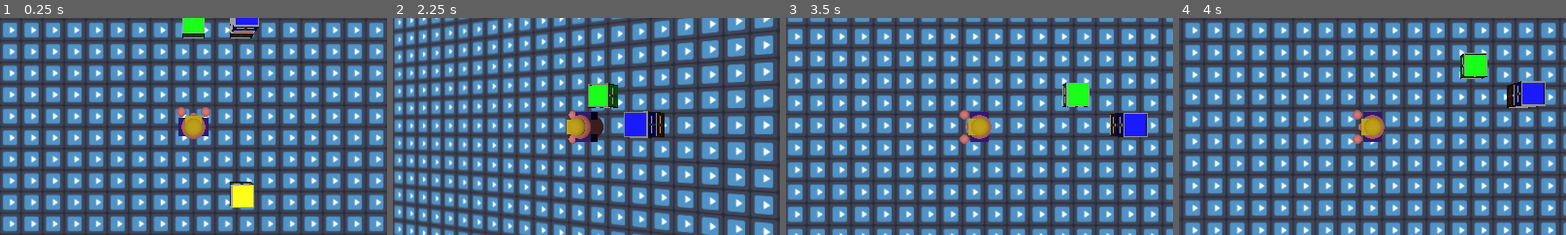
Above: before the commit, frames 1-4 (left to right).
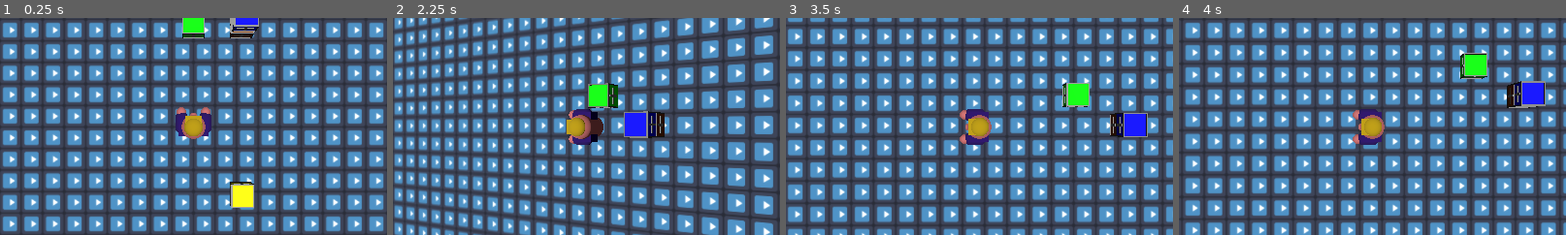
Above: after the commit, the same moments.

Repository: Griiimon/Store-Store-Store
Game: Godot game, scene res://level.tscn
Same seed, same stepped clock (60 frames per second), same inputs: the game is played once before the commit and once after it. The engine's default icon, where the game draws it, is replaced by a stand-in: a white triangle on a blue panel in a dark square.
Inputs:
- Up to frame 1 (0.25 s): no input
- Up to frame 2 (2.25 s): hold Up (ui_up) 0.53-2.03 s; tap Space (drop) at 0.6 s; tap Ctrl (strafe) at 1.35 s; hold Left (ui_left) from 2.03 s (still down); hold C (tilt_camera) from 2.03 s (still down)
- Up to frame 3 (3.5 s): keep holding Left (ui_left); release C (tilt_camera) at 2.78 s; tap Space (drop) at 2.85 s
- Up to frame 4 (4 s): release Left (ui_left) at 3.53 s; hold Down (ui_down) from 3.53 s (still down); hold Ctrl (strafe) from 3.53 s (still down)
The pictures show only the part of the screen within x 25-75%, y 25-75%; the shares and areas given below are measured in that part.

The runs differ from the first frame. In frame 1, 0.2% of the frame differs, in the area x 45-55%, y 43-53%; in frame 2, 0.1%; in frame 3, 0.2%; in frame 4, 0.2%.

Commit message:
implement hands up/down

Diff:
--- a/player/player.gd
+++ b/player/player.gd
@@ -2,6 +2,8 @@
 extends RigidBody3D
 
 @export var speed: float= 3.0
+
+@onready var state_machine: PlayerStateMachine = $"State Machine"
 
 @onready var model: Node3D = $Model
 @onready var nose: MeshInstance3D = %Nose
@@ -12,12 +14,15 @@
 @onready var right_hand: MeshInstance3D = %"Right Hand"
 @onready var left_hand: MeshInstance3D = %"Left Hand"
 
+@onready var orig_hands_offset: Node3D = %"Orig Hands Offset"
 @onready var orig_hand_offset_pos: Vector3= hands_offset.position
 @onready var orig_right_hand_pos: Vector3= right_hand.position
 @onready var orig_left_hand_pos: Vector3= left_hand.position
 
-@onready var carry_large_offset: Node3D = %"Carry Large Offset"
-@onready var carry_small_offset: Node3D = %"Carry Small Offset"
+@onready var hands_offset_high: Node3D = %"Hands Offset High"
+
+#@onready var carry_large_offset: Node3D = %"Carry Large Offset"
+#@onready var carry_small_offset: Node3D = %"Carry Small Offset"
 
 @onready var crate_shape_cast: ShapeCast3D = %"Crate ShapeCast"
 
@@ -26,6 +31,7 @@
 
 
 func _ready() -> void:
+	orig_hands_offset.reparent(model)
 	camera_parent.top_level= true
 
 
--- a/player/player.tscn
+++ b/player/player.tscn
@@ -6,6 +6,7 @@
 [ext_resource type="Script" uid="uid://oi5ai5ln84li" path="res://player/state machine/pick_up_player_state.gd" id="4_hqtel"]
 [ext_resource type="Script" uid="uid://hiqg3vdkkr31" path="res://player/state machine/carrying_player_state.gd" id="5_sweqy"]
 [ext_resource type="Script" uid="uid://baom11fyge40u" path="res://player/drop_player_state.gd" id="6_g6k8r"]
+[ext_resource type="Script" uid="uid://bpngndkliuy1a" path="res://player/state machine/change_hand_height_player_state.gd" id="7_boad6"]
 
 [sub_resource type="PhysicsMaterial" id="PhysicsMaterial_4flbx"]
 friction = 0.25
@@ -30,6 +31,11 @@
 [sub_resource type="BoxMesh" id="BoxMesh_sweqy"]
 material = SubResource("StandardMaterial3D_hqtel")
 size = Vector3(1.25, 0.665, 0.765)
+
+[sub_resource type="CapsuleMesh" id="CapsuleMesh_boad6"]
+material = SubResource("StandardMaterial3D_hqtel")
+radius = 0.28
+height = 0.94
 
 [sub_resource type="StandardMaterial3D" id="StandardMaterial3D_2hs0m"]
 albedo_color = Color(0.72549, 0.6, 0, 1)
@@ -74,9 +80,17 @@
 transform = Transform3D(1, 0, 0, 0, 1, 0, 0, 0, 1, 0, 0.419619, -0.455095)
 mesh = SubResource("SphereMesh_4flbx")
 
-[node name="MeshInstance3D2" type="MeshInstance3D" parent="Model"]
+[node name="Torso" type="MeshInstance3D" parent="Model"]
 mesh = SubResource("BoxMesh_sweqy")
 skeleton = NodePath("../..")
+
+[node name="MeshInstance3D" type="MeshInstance3D" parent="Model/Torso"]
+transform = Transform3D(1, 0, 0, 0, -4.37114e-08, 1, 0, -1, -4.37114e-08, 0.5, 0, -0.184)
+mesh = SubResource("CapsuleMesh_boad6")
+
+[node name="MeshInstance3D2" type="MeshInstance3D" parent="Model/Torso"]
+transform = Transform3D(1, 0, 0, 0, -4.37114e-08, 1, 0, -1, -4.37114e-08, -0.5, 0, -0.184)
+mesh = SubResource("CapsuleMesh_boad6")
 
 [node name="MeshInstance3D3" type="MeshInstance3D" parent="Model"]
 transform = Transform3D(1, 0, 0, 0, 1, 0, 0, 0, 1, 0, 0.819233, 0)
@@ -110,11 +124,18 @@
 unique_name_in_owner = true
 transform = Transform3D(1, 0, 0, 0, 1, 0, 0, 0, 1, 0, 0, -0.705387)
 
-[node name="Crate ShapeCast" type="ShapeCast3D" parent="Model"]
+[node name="Crate ShapeCast" type="ShapeCast3D" parent="Model/Hands Offset"]
 unique_name_in_owner = true
 shape = SubResource("SphereShape3D_4flbx")
 target_position = Vector3(0, 0, -1)
 collision_mask = 4
+
+[node name="Orig Hands Offset" type="Node3D" parent="Model/Hands Offset"]
+unique_name_in_owner = true
+
+[node name="Hands Offset High" type="Node3D" parent="Model"]
+unique_name_in_owner = true
+transform = Transform3D(1, 0, 0, 0, 1, 0, 0, 0, 1, 0, 0.7, 0)
 
 [node name="CollisionShape3D" type="CollisionShape3D" parent="."]
 shape = SubResource("CapsuleShape3D_onrkg")
@@ -146,3 +167,10 @@
 
 [node name="Drop" type="Node" parent="State Machine"]
 script = ExtResource("6_g6k8r")
+
+[node name="Hands Up" type="Node" parent="State Machine"]
+script = ExtResource("7_boad6")
+
+[node name="Hands Down" type="Node" parent="State Machine"]
+script = ExtResource("7_boad6")
+direction = -1
--- /dev/null
+++ b/player/state machine/change_hand_height_player_state.gd
@@ -0,0 +1,34 @@
+class_name ChangeHandHeightPlayerState
+extends PlayerStateMachineState
+
+@export var direction: int= 1
+@export var speed: float= 0.5
+
+
+
+func on_physics_process(delta: float):
+	var target_y: float
+
+	if direction < 0:
+		target_y= player.orig_hands_offset.global_position.y
+		if target_y < get_current_y():
+			player.hands_offset.position.y-= speed * delta
+			if get_current_y() <= target_y:
+				player.hands_offset.global_position.y= target_y
+				finished.emit()
+				return
+	else:
+		target_y= player.hands_offset_high.global_position.y
+		if target_y > get_current_y():
+			player.hands_offset.position.y+= speed * delta
+			if get_current_y() >= target_y:
+				player.hands_offset.global_position.y= target_y
+				finished.emit()
+				return
+
+	default_movement(delta)
+	default_input()
+
+
+func get_current_y()-> float:
+	return player.hands_offset.global_position.y
--- a/player/state machine/player_state_machine.gd
+++ b/player/state machine/player_state_machine.gd
@@ -5,16 +5,41 @@
 @onready var pick_up_state: PickUpPlayerState = $"Pick Up"
 @onready var carrying_state: CarryingPlayerState = $Carrying
 @onready var drop_state: DropPlayerState = $Drop
+@onready var hands_up_state: ChangeHandHeightPlayerState = $"Hands Up"
+@onready var hands_down_state: ChangeHandHeightPlayerState = $"Hands Down"
+
+var player: Player
 
 
 
 func _ready() -> void:
+	player= get_parent()
+
 	default_state.pick_up.connect(pick_up)
 	pick_up_state.finished.connect(change_state.bind(carrying_state))
 	carrying_state.drop.connect(change_state.bind(drop_state))
 	drop_state.finished.connect(change_state.bind(default_state))
+	hands_up_state.finished.connect(change_to_default_or_carrying)
+	hands_down_state.finished.connect(change_to_default_or_carrying)
 
 
 func pick_up(crate: Crate):
 	pick_up_state.crate= crate
 	change_state(pick_up_state)
+
+
+func hands_up():
+	if hands_up_state.is_current_state(): return
+	change_state(hands_up_state)
+
+
+func hands_down():
+	if hands_down_state.is_current_state(): return
+	change_state(hands_down_state)
+
+
+func change_to_default_or_carrying():
+	if player.carried_crate:
+		change_state(carrying_state)
+	else:
+		change_state(default_state)
--- a/player/state machine/player_state_machine_state.gd
+++ b/player/state machine/player_state_machine_state.gd
@@ -53,6 +53,13 @@
 		prev_move_vec= move_vec
 
 
+func default_input():
+	if Input.is_action_just_pressed("hands_up"):
+		player.state_machine.hands_up()
+	elif Input.is_action_just_pressed("hands_down"):
+		player.state_machine.hands_down()
+
+
 func reset_tweens(reset_hand_position: bool= false):
 	if hand_offset_tween:
 		hand_offset_tween.kill()
Not shown: 1 places in player/player.tscn that only renumber resources
Not shown, added: player/state machine/change_hand_height_player_state.gd.uid
